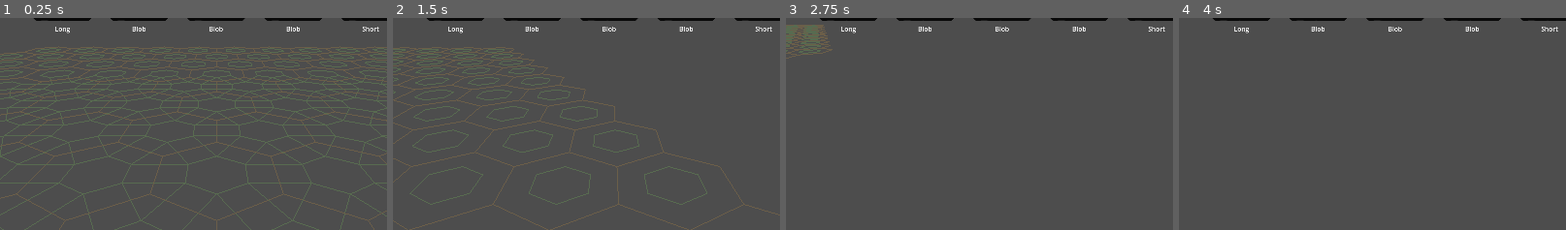
Above: before the commit, frames 1-4 (left to right).
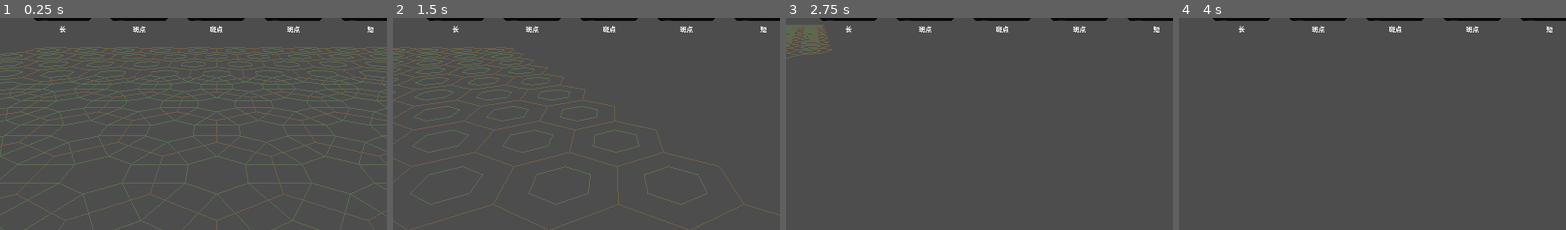
Above: after the commit, the same moments.

Repository: justfordoener/schmuck-of-schmiles
Game: Godot game, scene res://scenes/module_sandbox.tscn
Two runs of this game, one before a commit and one after it. Both use one fixed random seed, a clock stepped at 60 frames per second and the inputs below.
Inputs (mouse positions are % of the whole screen's width and height, from its top left):
- Up to frame 1 (0.25 s): no input
- Up to frame 2 (1.5 s): move the mouse to (72, 44) at 0.52 s; hold D (move_right) 0.53-1.28 s; tap Z (mouse_wheel_down) at 0.6 s; tap X (mouse_wheel_up) at 0.8, 1.35 s; move the mouse to (30, 54) at 1.27 s; hold S (move_back) from 1.28 s (still down)
- Up to frame 3 (2.75 s): tap Z (mouse_wheel_down) at 1.55 s; move the mouse to (60, 26) at 2.02 s; release S (move_back) at 2.03 s; hold D (move_right) from 2.03 s (still down); click (60, 26) at 2.1 s; tap X (mouse_wheel_up) at 2.3 s
- Up to frame 4 (4 s): move the mouse to (45, 69) at 2.77 s; release D (move_right) at 2.78 s; hold W (move_forward) 2.78-3.53 s; tap Z (mouse_wheel_down) at 2.85 s; move the mouse to (80, 64) at 3.52 s; hold A (move_left) from 3.53 s (still down); tap X (mouse_wheel_up) at 3.6 s
The pictures show only the part of the screen within x 22-72%, y 15-65%; the shares and areas given below are measured in that part.

The runs differ from the first frame. In frame 1, 0.4% of the frame differs, in the area x 14-98%, y 3-8%; in frame 2, 0.4%; in frame 3, 0.4%; in frame 4, 0.4%.

Commit message:
Refactoring and new module scripts
Added new scripts to allow transfer of tile information of every module on grid cells

Diff:
--- a/scenes/tiles/blob.tscn
+++ b/scenes/tiles/blob.tscn
@@ -1,6 +1,9 @@
-[gd_scene load_steps=14 format=4 uid="uid://bu2qbtogh7kq"]
+[gd_scene load_steps=17 format=4 uid="uid://bu2qbtogh7kq"]
 
 [ext_resource type="Script" uid="uid://djvrmd1qwi5v5" path="res://scripts/grid/tile.gd" id="1_vtbnk"]
+[ext_resource type="Script" uid="uid://cw6bmc48ijoux" path="res://scripts/grid/modules/face_module.gd" id="2_vq5jh"]
+[ext_resource type="Script" uid="uid://blr3taogdnapm" path="res://scripts/grid/modules/edge_module.gd" id="3_srkpl"]
+[ext_resource type="Script" uid="uid://b73glqdildcom" path="res://scripts/grid/modules/corner_module.gd" id="4_exj8j"]
 
 [sub_resource type="StandardMaterial3D" id="StandardMaterial3D_6rkop"]
 
@@ -137,63 +140,76 @@
 [node name="tri_face" type="MeshInstance3D" parent="."]
 mesh = SubResource("ArrayMesh_cf4sw")
 skeleton = NodePath("")
+script = ExtResource("2_vq5jh")
 
 [node name="tri_face2" type="MeshInstance3D" parent="."]
 transform = Transform3D(-1, 8.742278e-08, 0, -8.742278e-08, -1, 0, 0, 0, 1, 0, -1, 0)
 mesh = SubResource("ArrayMesh_ex0ci")
 skeleton = NodePath("")
+script = ExtResource("2_vq5jh")
 
 [node name="tri_edge" type="MeshInstance3D" parent="."]
 transform = Transform3D(0.49999994, -0.8660254, 0, 0.8660254, 0.49999994, 0, 0, 0, 1, 0, -0.5, 0)
 mesh = SubResource("ArrayMesh_5ivdm")
 skeleton = NodePath("")
+script = ExtResource("3_srkpl")
 
 [node name="tri_edge4" type="MeshInstance3D" parent="."]
 transform = Transform3D(0.49999994, -0.8660254, 0, 0.8660254, 0.49999994, 0, 0, 0, 1, 1.732, -0.5, 0)
 mesh = SubResource("ArrayMesh_5ivdm")
 skeleton = NodePath("")
+script = ExtResource("3_srkpl")
 
 [node name="tri_edge5" type="MeshInstance3D" parent="."]
 transform = Transform3D(-0.5, -0.8660253, 0, 0.8660253, -0.5, 0, 0, 0, 1, 0.433, -1.25, 0)
 mesh = SubResource("ArrayMesh_5ivdm")
 skeleton = NodePath("")
+script = ExtResource("3_srkpl")
 
 [node name="tri_edge6" type="MeshInstance3D" parent="."]
 transform = Transform3D(-0.99999994, 8.742277e-08, 0, -8.742277e-08, -0.99999994, 0, 0, 0, 1, 0.433, 0.25, 0)
 mesh = SubResource("ArrayMesh_5ivdm")
 skeleton = NodePath("")
+script = ExtResource("3_srkpl")
 
 [node name="tri_face3" type="MeshInstance3D" parent="."]
 transform = Transform3D(0.5020391, -0.8648449, -3.7803574e-08, 0.8648449, 0.5020391, -2.1766564e-08, 3.7803574e-08, -2.1766564e-08, 1, 0.866, 0.4978722, -9.300827e-11)
 mesh = SubResource("ArrayMesh_cf4sw")
 skeleton = NodePath("")
+script = ExtResource("2_vq5jh")
 
 [node name="tri_face4" type="MeshInstance3D" parent="."]
 transform = Transform3D(-0.502039, 0.864845, -3.7803574e-08, -0.864845, -0.502039, -2.1766564e-08, -3.780357e-08, 2.1766565e-08, 1, 1.731, -0.003, 0)
 mesh = SubResource("ArrayMesh_ex0ci")
 skeleton = NodePath("")
+script = ExtResource("2_vq5jh")
 
 [node name="tri_edge2" type="MeshInstance3D" parent="."]
 transform = Transform3D(-0.49795815, -0.867201, -3.7803574e-08, 0.867201, -0.49795815, -2.1766565e-08, 5.1382898e-11, -4.3622137e-08, 1, 1.2985525, 0.248, 0)
 mesh = SubResource("ArrayMesh_5ivdm")
 skeleton = NodePath("")
+script = ExtResource("3_srkpl")
 
 [node name="tri_face5" type="MeshInstance3D" parent="."]
 transform = Transform3D(-0.5, -0.8660253, 0, 0.8660253, -0.5, 0, 0, 0, 1, 0.866, -1.5, 0)
 mesh = SubResource("ArrayMesh_cf4sw")
 skeleton = NodePath("")
+script = ExtResource("2_vq5jh")
 
 [node name="tri_face6" type="MeshInstance3D" parent="."]
 transform = Transform3D(0.49999997, 0.86602545, 0, -0.86602545, 0.49999997, 0, 0, 0, 1, 1.732, -1, 0)
 mesh = SubResource("ArrayMesh_ex0ci")
 skeleton = NodePath("")
+script = ExtResource("2_vq5jh")
 
 [node name="tri_edge3" type="MeshInstance3D" parent="."]
 transform = Transform3D(-0.99999994, 8.742277e-08, 0, -8.742277e-08, -0.99999994, 0, 0, 0, 1, 1.299, -1.25, 0)
 mesh = SubResource("ArrayMesh_5ivdm")
 skeleton = NodePath("")
+script = ExtResource("3_srkpl")
 
 [node name="tri_corner" type="MeshInstance3D" parent="."]
 transform = Transform3D(1, 0, 0, 0, 1, 0, 0, 0, 1, 0.866, -0.5, 0)
 mesh = SubResource("ArrayMesh_ne7gm")
 skeleton = NodePath("")
+script = ExtResource("4_exj8j")
--- a/scenes/tiles/long.tscn
+++ b/scenes/tiles/long.tscn
@@ -1,6 +1,8 @@
-[gd_scene load_steps=11 format=4 uid="uid://ovn7tdf8w2bo"]
+[gd_scene load_steps=13 format=4 uid="uid://ovn7tdf8w2bo"]
 
 [ext_resource type="Script" uid="uid://djvrmd1qwi5v5" path="res://scripts/grid/tile.gd" id="1_4tsfh"]
+[ext_resource type="Script" uid="uid://cw6bmc48ijoux" path="res://scripts/grid/modules/face_module.gd" id="2_dkg80"]
+[ext_resource type="Script" uid="uid://iky32skxk7r8" path="res://scripts/grid/module.gd" id="2_l8is1"]
 
 [sub_resource type="StandardMaterial3D" id="StandardMaterial3D_6rkop"]
 
@@ -105,33 +107,40 @@
 [node name="tri_face" type="MeshInstance3D" parent="."]
 mesh = SubResource("ArrayMesh_cf4sw")
 skeleton = NodePath("")
+script = ExtResource("2_dkg80")
 
 [node name="tri_face3" type="MeshInstance3D" parent="."]
 transform = Transform3D(0.49999997, -0.86602545, 0, 0.86602545, 0.49999997, 0, 0, 0, 1, 0.866, 0.5, 0)
 mesh = SubResource("ArrayMesh_cf4sw")
 skeleton = NodePath("")
+script = ExtResource("2_dkg80")
 
 [node name="tri_face2" type="MeshInstance3D" parent="."]
 transform = Transform3D(-1, 8.742278e-08, 0, -8.742278e-08, -1, 0, 0, 0, 1, 0, -1, 0)
 mesh = SubResource("ArrayMesh_s6t3t")
 skeleton = NodePath("")
+script = ExtResource("2_dkg80")
 
 [node name="tri_face4" type="MeshInstance3D" parent="."]
 transform = Transform3D(1, 0, 0, 0, 1, 0, 0, 0, 1, 0.866, 1.5, 0)
 mesh = SubResource("ArrayMesh_s6t3t")
 skeleton = NodePath("")
+script = ExtResource("2_dkg80")
 
 [node name="tri_edge" type="MeshInstance3D" parent="."]
 transform = Transform3D(0.49999994, -0.8660254, 0, 0.8660254, 0.49999994, 0, 0, 0, 1, 0, -0.5, 0)
 mesh = SubResource("ArrayMesh_5ivdm")
 skeleton = NodePath("")
+script = ExtResource("2_l8is1")
 
 [node name="tri_edge3" type="MeshInstance3D" parent="."]
 transform = Transform3D(0.49999994, -0.8660254, 0, 0.8660254, 0.49999994, 0, 0, 0, 1, 0.866, 1, 0)
 mesh = SubResource("ArrayMesh_5ivdm")
 skeleton = NodePath("")
+script = ExtResource("2_l8is1")
 
 [node name="tri_edge2" type="MeshInstance3D" parent="."]
 transform = Transform3D(0.99999994, 0, 0, 0, 0.99999994, 0, 0, 0, 1, 0.43287897, 0.24981153, 3.2775308e-08)
 mesh = SubResource("ArrayMesh_5ivdm")
 skeleton = NodePath("")
+script = ExtResource("2_l8is1")
--- a/scenes/tiles/short.tscn
+++ b/scenes/tiles/short.tscn
@@ -1,6 +1,8 @@
-[gd_scene load_steps=11 format=4 uid="uid://cb4hl05yr7qlu"]
+[gd_scene load_steps=13 format=4 uid="uid://cb4hl05yr7qlu"]
 
 [ext_resource type="Script" uid="uid://djvrmd1qwi5v5" path="res://scripts/grid/tile.gd" id="1_aftgl"]
+[ext_resource type="Script" uid="uid://cw6bmc48ijoux" path="res://scripts/grid/modules/face_module.gd" id="2_ncwt5"]
+[ext_resource type="Script" uid="uid://blr3taogdnapm" path="res://scripts/grid/modules/edge_module.gd" id="3_0pgwy"]
 
 [sub_resource type="StandardMaterial3D" id="StandardMaterial3D_6rkop"]
 
@@ -105,13 +107,16 @@
 [node name="tri_face" type="MeshInstance3D" parent="."]
 mesh = SubResource("ArrayMesh_cf4sw")
 skeleton = NodePath("")
+script = ExtResource("2_ncwt5")
 
 [node name="tri_face2" type="MeshInstance3D" parent="."]
 transform = Transform3D(-1, 8.742278e-08, 0, -8.742278e-08, -1, 0, 0, 0, 1, 0, -1, 0)
 mesh = SubResource("ArrayMesh_7j7oi")
 skeleton = NodePath("")
+script = ExtResource("2_ncwt5")
 
 [node name="tri_edge" type="MeshInstance3D" parent="."]
 transform = Transform3D(0.49999994, -0.8660254, 0, 0.8660254, 0.49999994, 0, 0, 0, 1, 0, -0.5, 0)
 mesh = SubResource("ArrayMesh_5ivdm")
 skeleton = NodePath("")
+script = ExtResource("3_0pgwy")
--- a/scenes/user_interface/HUD_canvas.tscn
+++ b/scenes/user_interface/HUD_canvas.tscn
@@ -6,7 +6,6 @@
 
 [node name="UI" type="CanvasLayer"]
 script = ExtResource("1_3eudk")
-tile_card_directory = null
 
 [node name="Control" type="Control" parent="."]
 layout_mode = 3
@@ -112,4 +111,5 @@
 horizontal_alignment = 1
 vertical_alignment = 1
 
+[connection signal="pressed" from="Control/MarginContainer/HBoxContainer/Undo/UndoButtonVBox/TextureButton" to="." method="_on_undo_button_pressed"]
 [connection signal="pressed" from="Control/MarginContainer/HBoxContainer/TurnOver/TurnOverButtonVBox/TextureButton" to="." method="_on_turnover_button_pressed"]
--- a/scenes/user_interface/tile cards/tile_card_blob.tscn
+++ b/scenes/user_interface/tile cards/tile_card_blob.tscn
@@ -11,4 +11,4 @@
 texture_normal = ExtResource("2_watfb")
 
 [node name="RichTextLabel" parent="VBoxContainer" index="1"]
-text = "Blob"
+text = "斑点"
--- a/scenes/user_interface/tile cards/tile_card_long.tscn
+++ b/scenes/user_interface/tile cards/tile_card_long.tscn
@@ -11,4 +11,4 @@
 texture_normal = ExtResource("2_lqdqr")
 
 [node name="RichTextLabel" parent="VBoxContainer" index="1"]
-text = "Long"
+text = "长"
--- a/scenes/user_interface/tile cards/tile_card_short.tscn
+++ b/scenes/user_interface/tile cards/tile_card_short.tscn
@@ -11,4 +11,5 @@
 texture_normal = ExtResource("2_i48eg")
 
 [node name="RichTextLabel" parent="VBoxContainer" index="1"]
-text = "Short"
+text = "短
+"
--- /dev/null
+++ b/scripts/grid/module.gd
@@ -0,0 +1 @@
+class_name Module extends MeshInstance3D
--- /dev/null
+++ b/scripts/grid/modules/corner_module.gd
@@ -0,0 +1 @@
+extends Module
--- /dev/null
+++ b/scripts/grid/modules/edge_module.gd
@@ -0,0 +1 @@
+extends Module
--- /dev/null
+++ b/scripts/grid/modules/face_module.gd
@@ -0,0 +1 @@
+extends Module
--- a/scripts/managers/UI_manager.gd
+++ b/scripts/managers/UI_manager.gd
@@ -8,6 +8,7 @@
 @export var tile_card_directory : String
 var tile_cards : Array[PackedScene] = []
 var hand : Array[PackedScene] = []
+var cards_played_today : Array[PackedScene] = []
 
 func _ready():
 	var dir_path := tile_card_directory
@@ -16,7 +17,7 @@
 	for file in dir.get_files():
 		tile_cards.append(load(dir_path + "/" + file))
 	refill_tiles()
-	turn_over.hide()
+	_check_visibility()
 
 func refill_tiles():
 	if hand.size() > 0:
@@ -24,19 +25,18 @@
 		return
 	for i in Parameters.HAND_SIZE:
 		add_card_to_hand(i)
-	undo.hide()
-	turn_over.hide()
+	_check_visibility()
+	cards_played_today = []
 
 func remove_card_from_hand(index : int):
 	var cards : Array[Node] = hand_hbox.get_children()
 	for card : TileCard in cards:
 		if card.hand_index > index:
 			card.hand_index -= 1
-	if cards.size() == 1:
-		turn_over.show()
-	undo.show()
 	cards[index].queue_free()
+	cards_played_today.append(hand[index])
 	hand.remove_at(index)
+	_check_visibility()
 
 func add_card_to_hand(index : int):
 	var rng_tile_index = randi_range(0, tile_cards.size()-1)
@@ -55,12 +55,23 @@
 	return
 
 func _on_card_selected(card : TileCard) -> void:
-	print(card.hand_index)
 	remove_card_from_hand(card.hand_index)
 	main_manager.tile_selected(card.tile)
+
+func _check_visibility():
+	if hand.is_empty():
+		turn_over.show()
+	else:
+		turn_over.hide()
+	if hand.size() == 5:
+		undo.hide()
+	else:
+		undo.show()
 
 func _on_turnover_button_pressed() -> void:
 	refill_tiles()
 
 func _on_undo_button_pressed() -> void:
-	pass
+	main_manager.undo()
+	var last_card : PackedScene = cards_played_today.pop_back()
+	add_card_to_hand(hand.size())
--- a/scripts/managers/main_manager.gd
+++ b/scripts/managers/main_manager.gd
@@ -9,3 +9,6 @@
 
 func tile_selected(tile : PackedScene):
 	placement_manager.place_tile(tile)
+
+func undo():
+	placement_manager.undo_last_placement()
--- a/scripts/managers/placement_manager.gd
+++ b/scripts/managers/placement_manager.gd
@@ -7,12 +7,19 @@
 var preview_instance : Node3D
 var current_tile : PackedScene
 var camera : Camera3D
+var tiles_placed_today : Array[Node3D] = []
+
+func undo_last_placement() -> void:
+	var tile : Node3D = tiles_placed_today.pop_back()
+	if tile:
+		tile.queue_free()
+
+func place_tile(tile : PackedScene) -> void:
+	_create_preview_instance(tile)
 
 func _ready() -> void:
 	camera = camera_controller.camera
 
-func place_tile(tile : PackedScene) -> void:
-	_create_preview_instance(tile)
 
 func _create_preview_instance(tile : PackedScene) -> void:
 	current_tile = tile
@@ -43,11 +50,9 @@
 		if Input.is_action_just_pressed("mouse_wheel_down"):
 			preview_instance.rotate_y(deg_to_rad(60))
 			preview_instance.tile_rotation = _round_rotation(preview_instance.rotation_degrees.y)
-			print(preview_instance.tile_rotation)
 		if Input.is_action_just_pressed("mouse_wheel_up"):
 			preview_instance.rotate_y(deg_to_rad(-60))
 			preview_instance.tile_rotation = _round_rotation(preview_instance.rotation_degrees.y)
-			print(preview_instance.tile_rotation)
 		if Input.is_action_just_pressed("mouse_left"):
 			_spawn_instance(preview_instance.global_position, preview_instance.rotation.y)
 
@@ -62,6 +67,7 @@
 		if child is MeshInstance3D:
 			child.material_override = material
 	get_tree().current_scene.add_child(instance)
+	tiles_placed_today.append(instance)
 	instance.global_position = position
 	instance.global_rotation.y = rotation
 	preview_instance.queue_free()
Not shown, added: scripts/grid/module.gd.uid
Not shown, added: scripts/grid/modules/corner_module.gd.uid
Not shown, added: scripts/grid/modules/edge_module.gd.uid
Not shown, added: scripts/grid/modules/face_module.gd.uid
